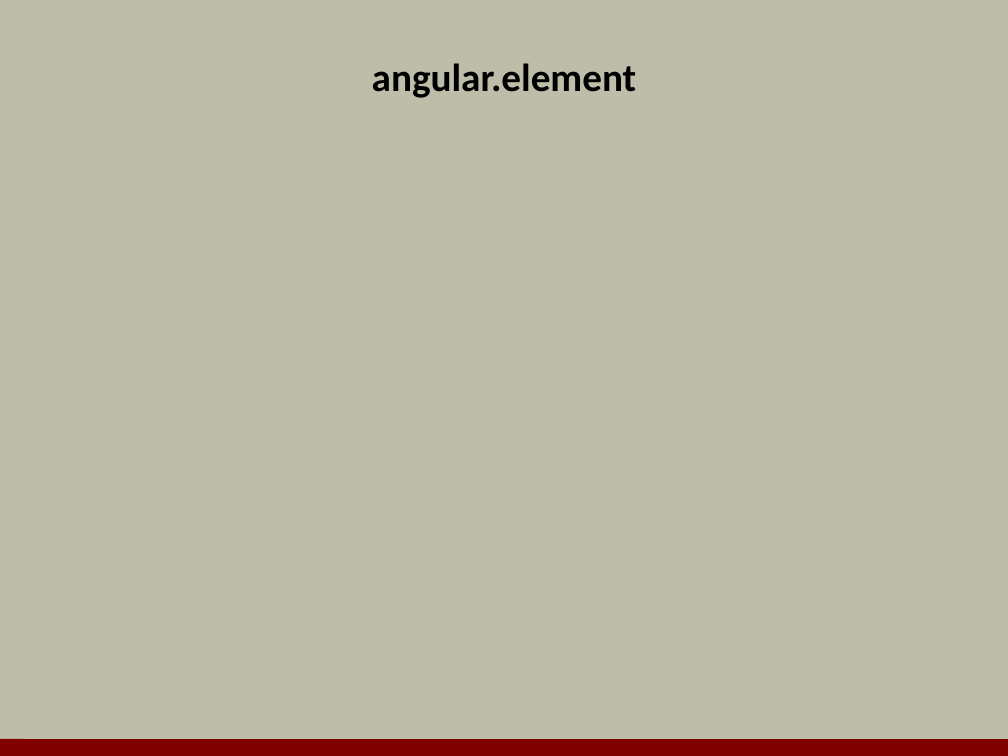
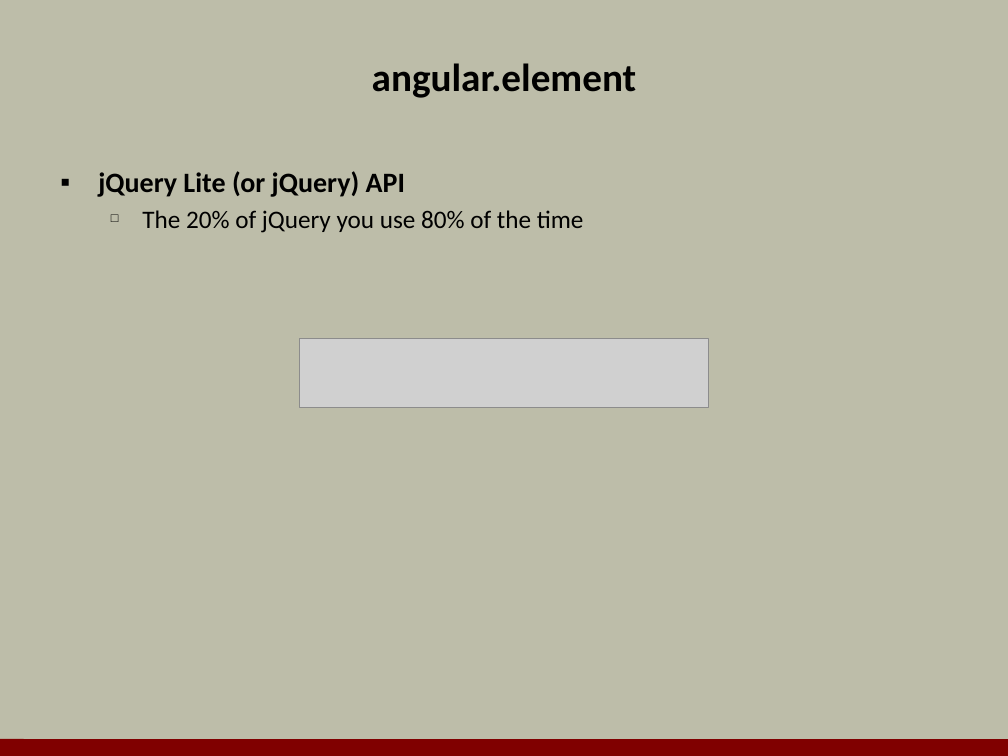
Before and after one commit to OdeToCode/classes, a slide deck: slide 8 of angularjs/slides/05_Directives.pptx (slide 7 before the commit). Drawn at 1008x756 pixels with LibreOffice and Linux fonts; fonts in the diff are those of the drawing; grey boxes stand for pictures; background and template pictures are left out. Boxes give left, top, right and bottom in pixels: in the first picture for what was removed or moved away, otherwise in the second. Text is boxed around its words. In the diff, an @@ line names an element or a change of style, - is before the commit and + after.

```diff
--- a/angularjs/slides/05_Directives.pptx
+++ b/angularjs/slides/05_Directives.pptx
@@ text added at (98,171,584,233), 18 pt, text #000000 @@
+▪ jQuery Lite (or jQuery) API
+  □ The 20% of jQuery you use 80% of the time
@@ picture added at (299,338,709,407) @@
```
Also in this commit, not shown: 9 other slides changed, 3 slides added, 9 slides removed, 1 other file.
